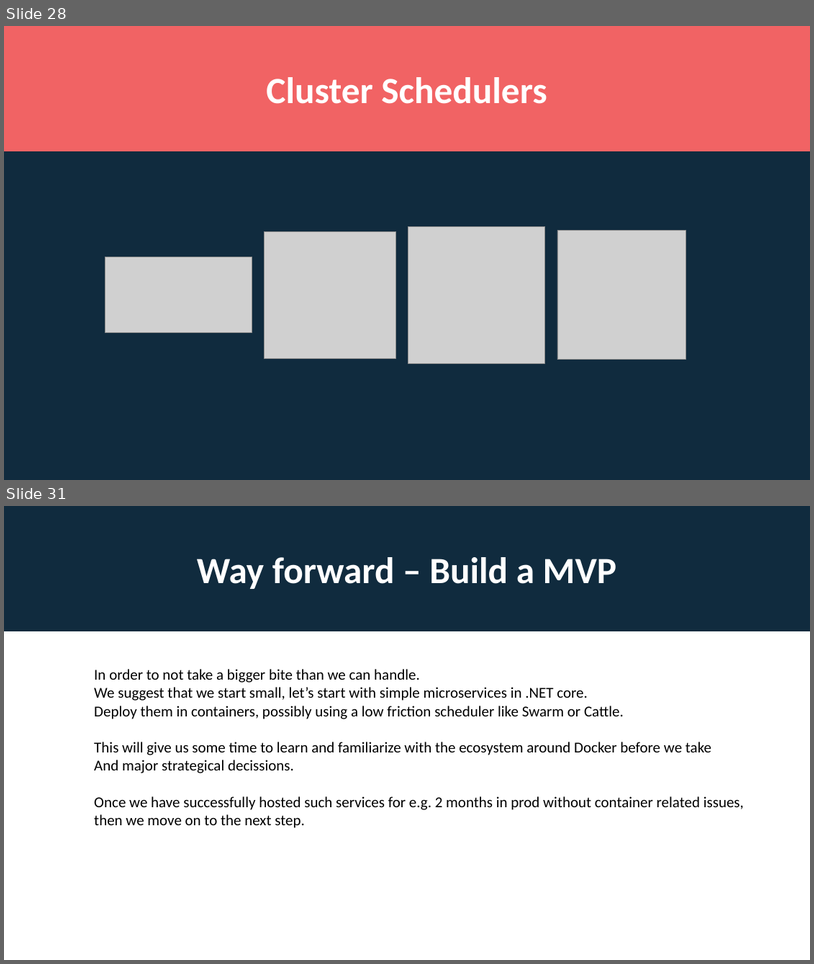
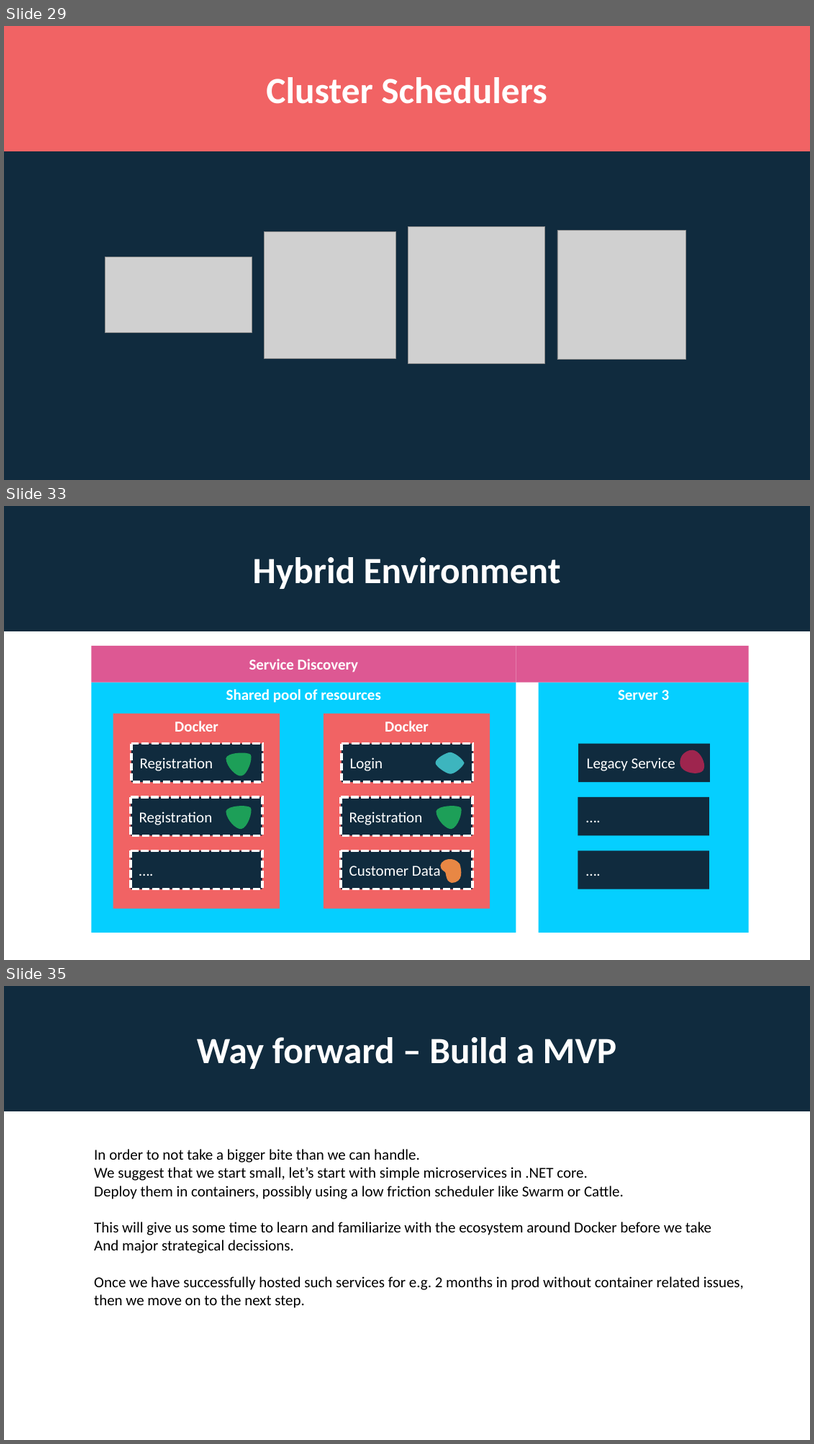
Before and after one commit to rogeralsing/Presentations, a slide deck: Docker/docker.pptx. Shown one above the other, each under a label of ours: slides 28 and 31 before the commit, slides 29, 33 and 35 after it; the slides between them are not shown. The pictures are 814x964 and 814x1444 pixels, drawn with LibreOffice and Linux fonts; fonts in the diff are those of the drawing; grey boxes stand for pictures. Boxes give left, top, right and bottom in pixels: in the first picture for what was removed or moved away, otherwise in the second. Text is boxed around its words. In the diff, an @@ line names an element or a change of style, - is before the commit and + after.

```diff
--- a/Docker/docker.pptx
+++ b/Docker/docker.pptx
@@ slide 33 added at bbox=[4, 506, 810, 960], background #FFFFFF @@
@@ rectangle added at bbox=[4, 506, 810, 631], fill #102B3E, 44 pt, text #FFFFFF, bold @@
+Hybrid Environment
@@ rounded rectangle added at bbox=[92, 646, 517, 682], fill #DD5893, 18 pt, text #FFFFFF, bold @@
+Service Discovery
@@ rounded rectangle added at bbox=[517, 646, 749, 682], fill #DD5893 @@
@@ rectangle added at bbox=[92, 682, 517, 932], fill #05CFFF, 18 pt, text #FFFFFF, bold @@
+Shared pool of resources
@@ rectangle added at bbox=[113, 713, 280, 908], fill #F16364, 18 pt, text #FFFFFF, bold @@
+Docker
@@ rectangle added at bbox=[324, 713, 491, 908], fill #F16364, 18 pt, text #FFFFFF, bold @@
+Docker
@@ rounded rectangle added at bbox=[131, 744, 263, 782], fill #102B3E, outline #FFFFFF 3 pt dashed, 18 pt, text #FFFFFF @@
+Registration
@@ freeform shape added at bbox=[226, 751, 254, 777], fill #1D9F58 @@
@@ rounded rectangle added at bbox=[342, 744, 473, 782], fill #102B3E, outline #FFFFFF 3 pt dashed, 18 pt, text #FFFFFF @@
+Login
@@ freeform shape added at bbox=[434, 747, 466, 779], fill #3DB5BE @@
@@ freeform shape added at bbox=[676, 746, 710, 779], fill #9E254E @@
@@ rounded rectangle added at bbox=[131, 797, 262, 836], fill #102B3E, outline #FFFFFF 3 pt dashed, 18 pt, text #FFFFFF @@
+Registration
@@ freeform shape added at bbox=[226, 804, 254, 830], fill #1D9F58 @@
@@ rounded rectangle added at bbox=[341, 797, 472, 836], fill #102B3E, outline #FFFFFF 3 pt dashed, 18 pt, text #FFFFFF @@
+Registration
@@ freeform shape added at bbox=[435, 804, 464, 830], fill #1D9F58 @@
@@ rounded rectangle added at bbox=[131, 850, 262, 889], fill #102B3E, outline #FFFFFF 3 pt dashed, 18 pt, text #FFFFFF @@
+….
@@ rounded rectangle added at bbox=[341, 850, 472, 889], fill #102B3E, outline #FFFFFF 3 pt dashed, 18 pt, text #FFFFFF @@
+Customer Data
@@ group added at bbox=[539, 682, 749, 932]: 3 rounded rectangles, 1 rectangle @@
+Server 3
+Legacy Service
+….
+….
@@ freeform shape added at bbox=[438, 854, 467, 885], fill #E88744 @@
@@ what was slide 28 is now slide 29 @@
@@ what was slide 31 is now slide 35 @@
```
Also in this commit, not shown: 4 slides changed, 3 other slides added.
